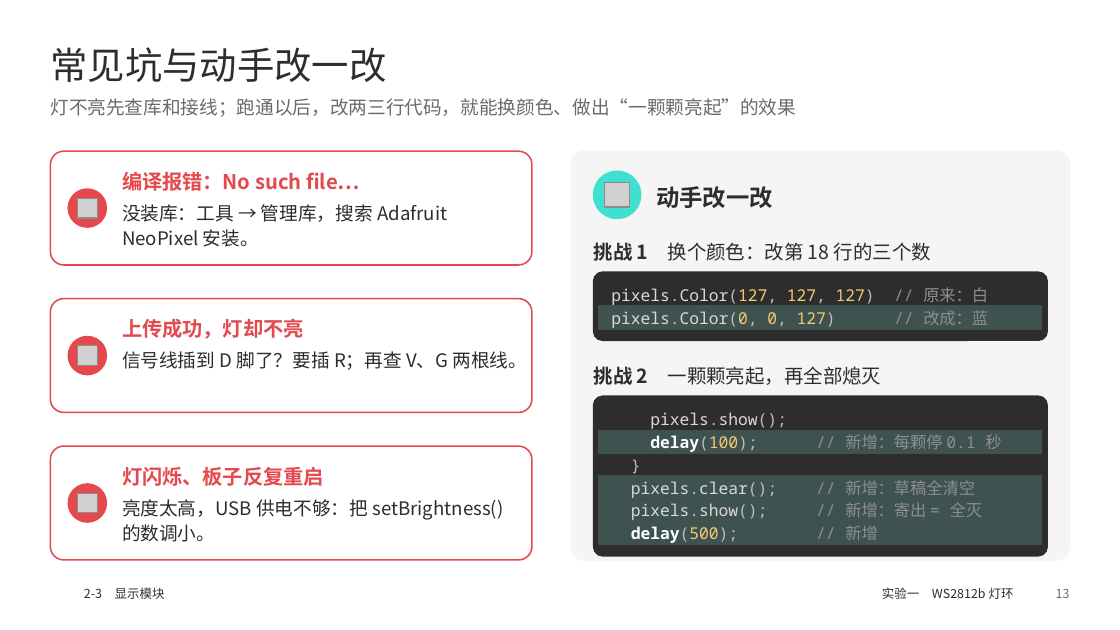
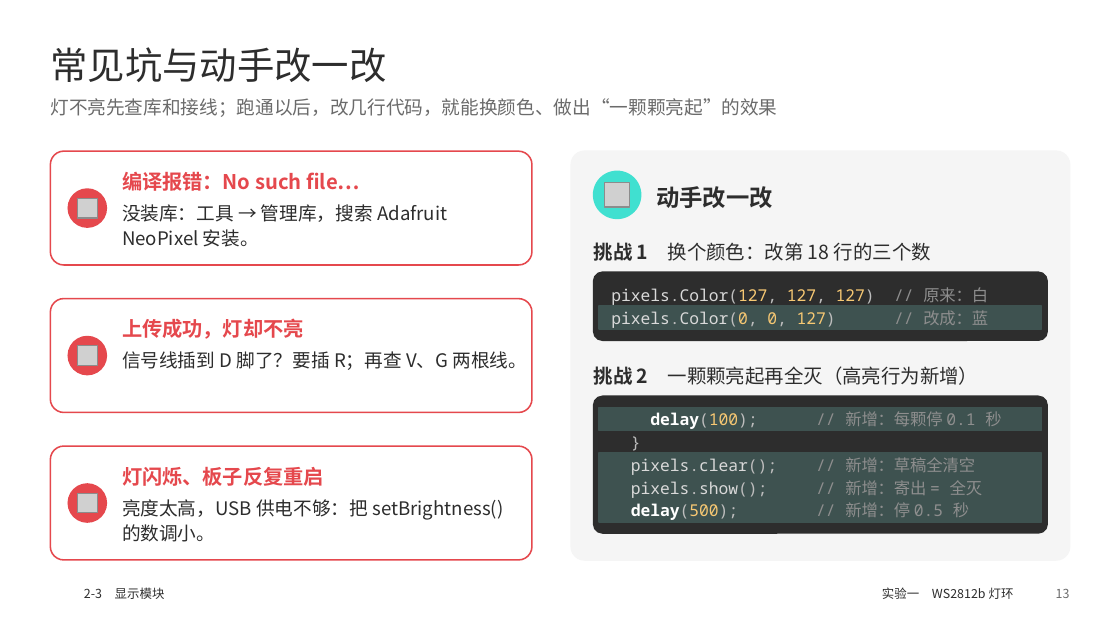
Before and after one commit to memoryzm214/Ericzm214, a slide deck: slide 13 of arduino-ppt/output/2-3_WS2812灯环_LCD1602.pptx. Drawn at 1120x630 pixels with LibreOffice and Linux fonts; fonts in the diff are those of the drawing; grey boxes stand for pictures; background and template pictures are left out. Boxes give left, top, right and bottom in pixels: in the first picture for what was removed or moved away, otherwise in the second. Text is boxed around its words. In the diff, an @@ line names an element or a change of style, - is before the commit and + after.

```diff
--- a/arduino-ppt/output/2-3_WS2812灯环_LCD1602.pptx
+++ b/arduino-ppt/output/2-3_WS2812灯环_LCD1602.pptx
@@ text at (50,98,777,117): text changed @@
-灯不亮先查库和接线；跑通以后，改两三行代码，就能换颜色、做出“一颗颗亮起”的效果
+灯不亮先查库和接线；跑通以后，改几行代码，就能换颜色、做出“一颗颗亮起”的效果
@@ text at (594,366,979,385): text changed @@
-挑战 2 一颗颗亮起，再全部熄灭
+挑战 2 一颗颗亮起再全灭（高亮行为新增）
@@ rounded rectangle: place and size @@
-rounded rectangle at (594,396,1047,557)
+rounded rectangle at (594,396,1047,533)
@@ rounded rectangle at (594,396,1047,533): proportions changed @@
@@ 2 texts, 1 rectangle: place and size @@
-2 texts, 1 rectangle at (599,430,1042,498)
+2 texts, 1 rectangle at (599,408,1042,475)
@@ text removed at (650,412,786,429) @@
-pixels.show();
@@ text "}": place and size @@
-text "}" at (612,454,1029,476)
+text "}" at (612,430,1029,452)
@@ rectangle: place and size @@
-rectangle at (599,522,1042,544)
+rectangle at (599,454,1042,476)
@@ text "pixels.show(); // 新增：寄出 = 全灭": place and size @@
-text "pixels.show(); // 新增：寄出 = 全灭" at (631,502,983,520)
+text "pixels.show(); // 新增：寄出 = 全灭" at (631,480,983,498)
@@ text at (631,502,969,520): text changed; text colour #FFFFFF to #8E8E8E @@
-delay(500); // 新增
+delay(500); // 新增：停 0.5 秒
```
Also in this commit, not shown: 20 other slides changed, 3 other files.
